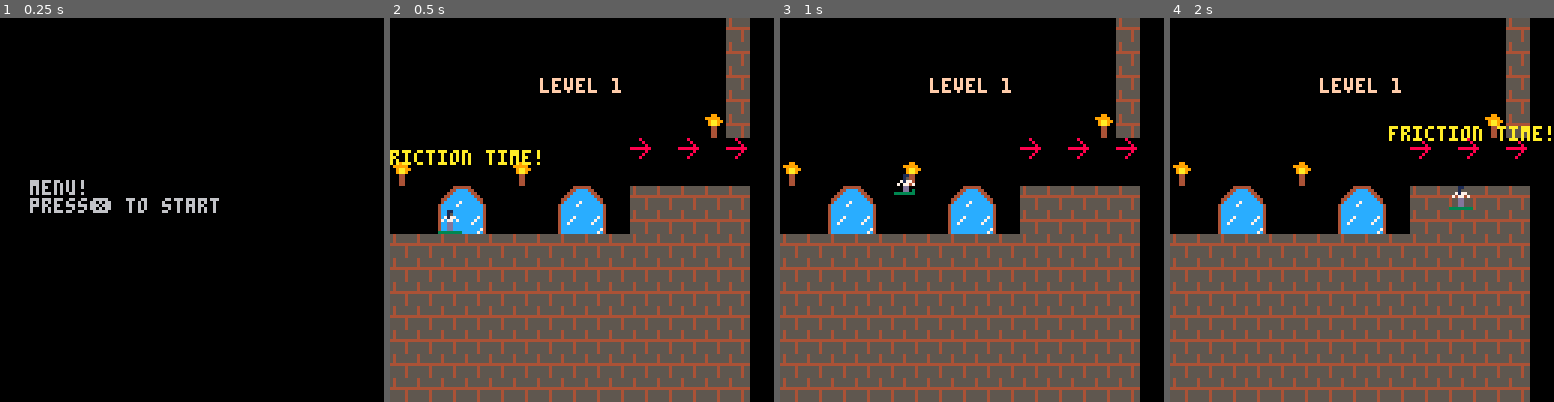
Above: before the commit, frames 1-4 (left to right).
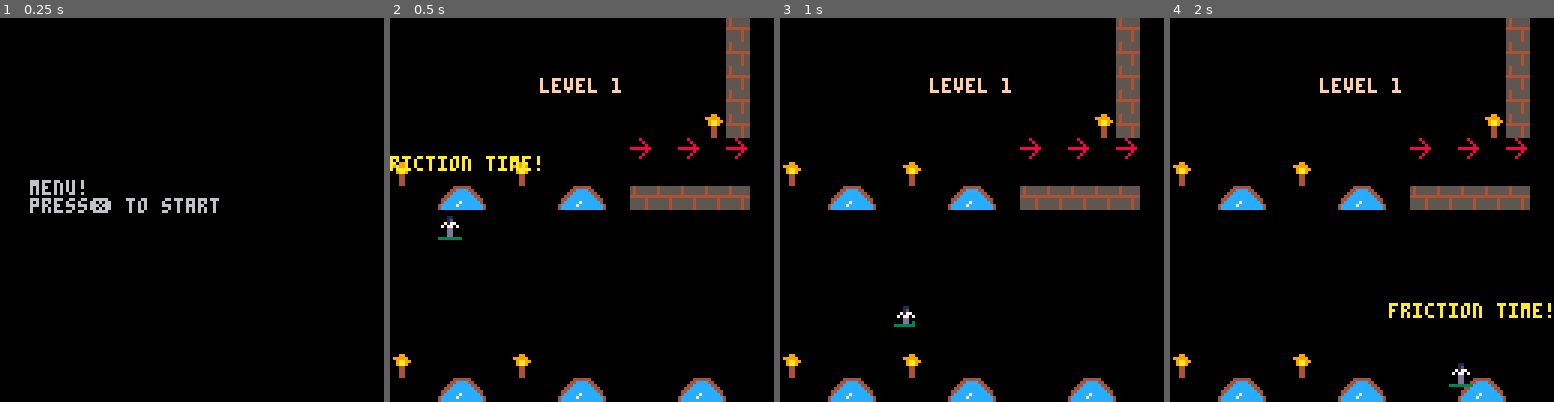
Above: after the commit, the same moments.

Repository: FrederikHR/GDB
Game: PICO-8 cartridge lift.p8
Two runs of this game, one before a commit and one after it. Both use one fixed random seed, a clock stepped at 60 frames per second and the inputs below.
Inputs:
- Up to frame 1 (0.25 s): no input
- Up to frame 2 (0.5 s): tap X (X key) at 0.33 s
- Up to frame 3 (1 s): tap O (Z key) at 0.7 s
- Up to frame 4 (2 s): tap X (X key) at 1.07, 1.85 s; hold Right from 1.6 s (still down); tap O (Z key) at 1.7 s

Frame 1 is identical in both runs. In frame 2, 45% of the frame differs, in the area x 0-94%, y 34-100%; in frame 3, 45%; in frame 4, 45%, in the area x 0-100%, y 28-100%.

Commit message:
fixed collision, deleted empty tab

Diff:
--- a/lift.p8
+++ b/lift.p8
@@ -290,9 +290,6 @@
 end
 
 
-
--->8
-
 -->8
 --game over screen
 
@@ -347,7 +344,7 @@
 	if fget(mget(x1,y1),flag)
 	or fget(mget(x1,y2),flag)
 	or fget(mget(x2,y1),flag)
-	or fget(mget(x2,x2),flag) then
+	or fget(mget(x2,y2),flag) then
 		return true
 	end
 	return false
@@ -435,7 +432,15 @@
 0000000000000000000042004200420000000000000000000000000000000000000000000000000000000000000000000000000000000000000000000000000000000000000000000000000000000000000000000000000000000000000000000000000000000000000000000000000000000000000000000000000000000000
 4100000000410000000000000000000000000000000000000000000000000000000000000000000000000000000000000000000000000000000000000000000000000000000000000000000000000000000000000000000000000000000000000000000000000000000000000000000000000000000000000000000000000000
 0000444500000044450040404040400000000000000000000000000000000000000000000000000000000000000000000000000000000000000000000000000000000000000000000000000000000000000000000000000000000000000000000000000000000000000000000000000000000000000000000000000000000000
-0000545500000054550040404040400000000000000000000000000000000000000000000000000000000000000000000000000000000000000000000000000000000000000000000000000000000000000000000000000000000000000000000000000000000000000000000000000000000000000000000000000000000000
+5050505050505050505050505050500000000000000000000000000000000000000000000000000000000000000000000000000000000000000000000000000000000000000000000000000000000000000000000000000000000000000000000000000000000000000000000000000000000000000000000000000000000000
+5050505050505050505050505050500000000000000000000000000000000000000000000000000000000000000000000000000000000000000000000000000000000000000000000000000000000000000000000000000000000000000000000000000000000000000000000000000000000000000000000000000000000000
+5050505050505050505050505050500000000000000000000000000000000000000000000000000000000000000000000000000000000000000000000000000000000000000000000000000000000000000000000000000000000000000000000000000000000000000000000000000000000000000000000000000000000000
+5050505050505050505050505050500000000000000000000000000000000000000000000000000000000000000000000000000000000000000000000000000000000000000000000000000000000000000000000000000000000000000000000000000000000000000000000000000000000000000000000000000000000000
+5050505050505050505050505050500000000000000000000000000000000000000000000000000000000000000000000000000000000000000000000000000000000000000000000000000000000000000000000000000000000000000000000000000000000000000000000000000000000000000000000000000000000000
+5050505050505050505050505050505000000000000000000000000000000000000000000000000000000000000000000000000000000000000000000000000000000000000000000000000000000000000000000000000000000000000000000000000000000000000000000000000000000000000000000000000000000000
+4150505050415050505050505050505000000000000000000000000000000000000000000000000000000000000000000000000000000000000000000000000000000000000000000000000000000000000000000000000000000000000000000000000000000000000000000000000000000000000000000000000000000000
+5050444550505044455050504445474700000000000000000000000000000000000000000000000000000000000000000000000000000000000000000000000000000000000000000000000000000000000000000000000000000000000000000000000000000000000000000000000000000000000000000000000000000000
+5050545550505054555050505455474700000000000000000000000000000000000000000000000000000000000000000000000000000000000000000000000000000000000000000000000000000000000000000000000000000000000000000000000000000000000000000000000000000000000000000000000000000000
 4040404040404040404040404040400000000000000000000000000000000000000000000000000000000000000000000000000000000000000000000000000000000000000000000000000000000000000000000000000000000000000000000000000000000000000000000000000000000000000000000000000000000000
 4040404040404040404040404040400000000000000000000000000000000000000000000000000000000000000000000000000000000000000000000000000000000000000000000000000000000000000000000000000000000000000000000000000000000000000000000000000000000000000000000000000000000000
 4040404040404040404040404040400000000000000000000000000000000000000000000000000000000000000000000000000000000000000000000000000000000000000000000000000000000000000000000000000000000000000000000000000000000000000000000000000000000000000000000000000000000000
